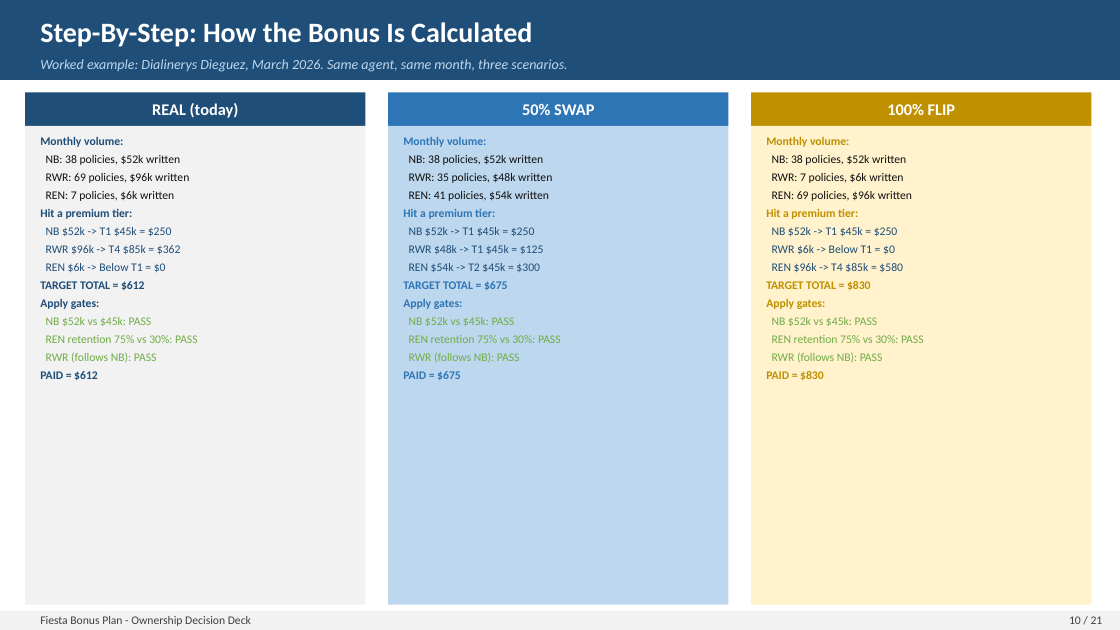
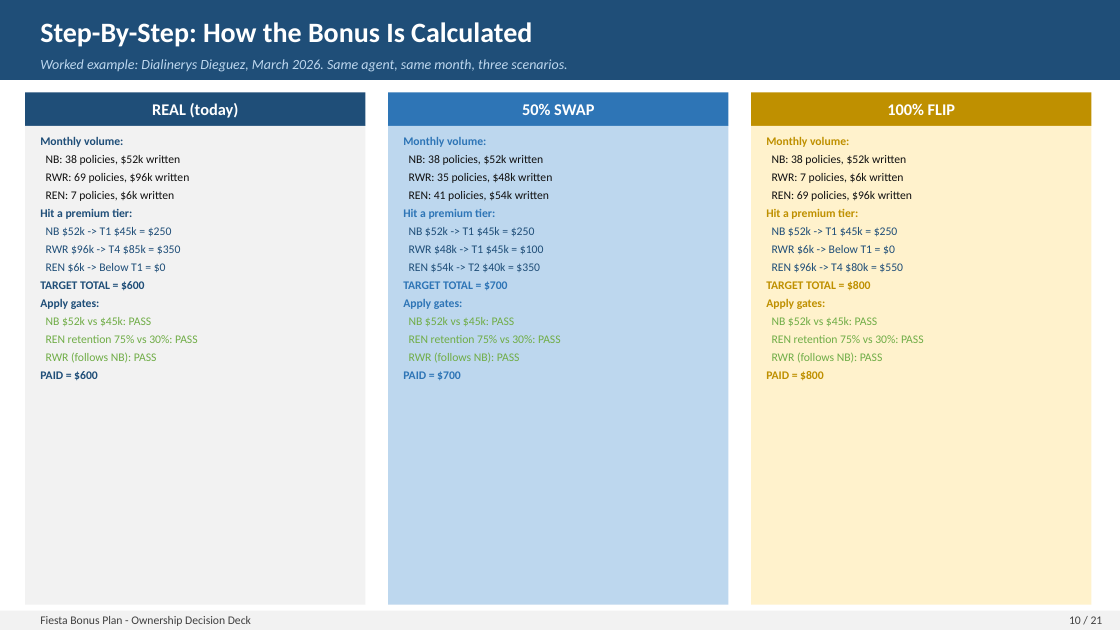
Before and after one commit to FAUS-tech/fiesta-bonus, a slide deck: slide 10 of output/Bonus_Plan_FINAL.pptx. Drawn at 1120x630 pixels with LibreOffice and Linux fonts; fonts in the diff are those of the drawing. Boxes give left, top, right and bottom in pixels: in the first picture for what was removed or moved away, otherwise in the second. Text is boxed around its words. In the diff, an @@ line names an element or a change of style, - is before the commit and + after.

```diff
--- a/output/Bonus_Plan_FINAL.pptx
+++ b/output/Bonus_Plan_FINAL.pptx
@@ text at [46, 245, 181, 254]: text changed @@
-RWR $96k -> T4 $85k = $362
+RWR $96k -> T4 $85k = $350
@@ text at [409, 245, 544, 254]: text changed @@
-RWR $48k -> T1 $45k = $125
+RWR $48k -> T1 $45k = $100
@@ text at [409, 263, 540, 272]: text changed @@
-REN $54k -> T2 $45k = $300
+REN $54k -> T2 $40k = $350
@@ text at [772, 263, 903, 272]: text changed @@
-REN $96k -> T4 $85k = $580
+REN $96k -> T4 $80k = $550
@@ text at [40, 281, 145, 290]: text changed @@
-TARGET TOTAL = $612
+TARGET TOTAL = $600
@@ text at [403, 281, 508, 290]: text changed @@
-TARGET TOTAL = $675
+TARGET TOTAL = $700
@@ text at [40, 371, 98, 380]: text changed @@
-PAID = $612
+PAID = $600
@@ text at [403, 371, 461, 380]: text changed @@
-PAID = $675
+PAID = $700
@@ text at [766, 371, 824, 380]: text changed @@
-PAID = $830
+PAID = $800
```
Also in this commit, not shown: 10 other slides changed, 3 other files.
